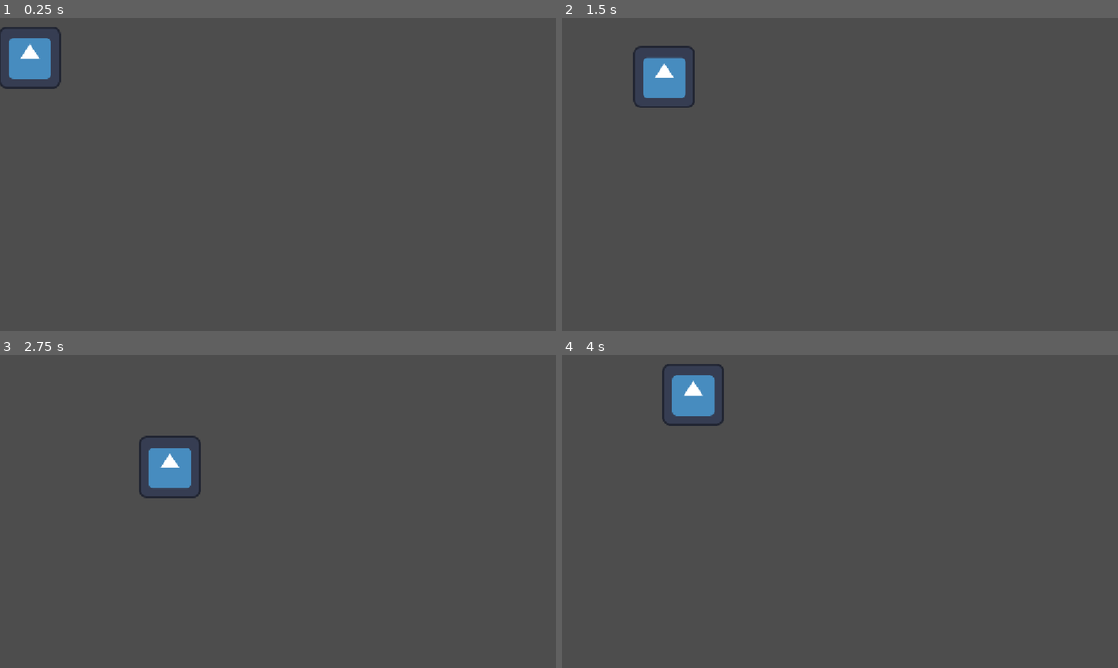
Above: before the commit, frames 1-4 (two rows, left to right).
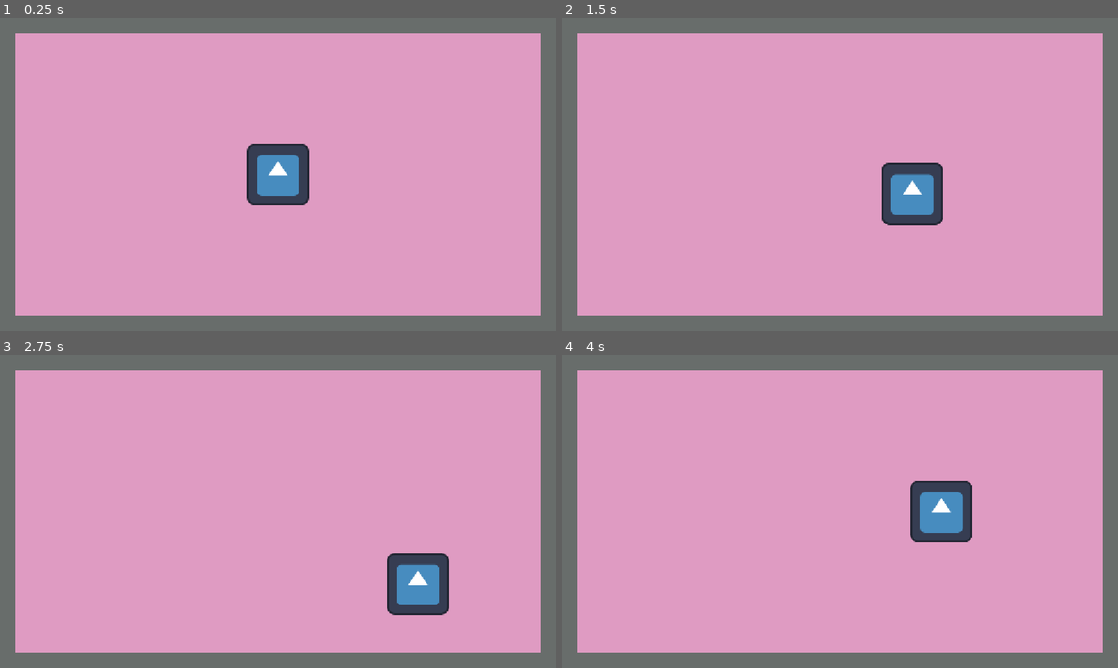
Above: after the commit, the same moments.

Repository: VegetableGameDev/First-Project
Game: Godot game, scene res://scenes/main.tscn
Same seed, same stepped clock (60 frames per second), same inputs: the game is played once before the commit and once after it. The project has no main scene, so this scene is started directly. The engine's default icon, where the game draws it, is replaced by a stand-in: a white triangle on a blue panel in a dark square.
Inputs:
- Up to frame 1 (0.25 s): no input
- Up to frame 2 (1.5 s): tap Enter at 0.5 s; hold D (move_right) 0.53-1.28 s; hold S (move_down) from 1.28 s (still down)
- Up to frame 3 (2.75 s): release S (move_down) at 2.03 s; hold D (move_right) from 2.03 s (still down)
- Up to frame 4 (4 s): release D (move_right) at 2.78 s; hold W (move_up) 2.78-3.53 s; hold A (move_left) from 3.53 s (still down)

The runs differ from the first frame. In frame 1, 99% of the frame differs, in the area x 0-100%, y 0-100%; in frame 2, 99%; in frame 3, 99%; in frame 4, 99%.

Commit message:
Added walled room.

Diff:
--- a/scenes/main.tscn
+++ b/scenes/main.tscn
@@ -1,8 +1,11 @@
 [gd_scene format=3 uid="uid://csc3l7hjo7jhn"]
 
+[ext_resource type="PackedScene" uid="uid://b4vqie5ph4v1a" path="res://scenes/room.tscn" id="1_0wfyh"]
 [ext_resource type="PackedScene" uid="uid://baumdm6ilv4va" path="res://scenes/player.tscn" id="1_o5qli"]
 
-[node name="Node2D" type="Node2D" unique_id=1828752017]
+[node name="Main" type="Node2D" unique_id=1828752017]
+
+[node name="Room" parent="." unique_id=464039190 instance=ExtResource("1_0wfyh")]
 
 [node name="Player" parent="." unique_id=1532174093 instance=ExtResource("1_o5qli")]
-position = Vector2(62, 82)
+position = Vector2(576, 324)
--- /dev/null
+++ b/scenes/room.tscn
@@ -0,0 +1,49 @@
+[gd_scene format=3 uid="uid://b4vqie5ph4v1a"]
+
+[sub_resource type="RectangleShape2D" id="RectangleShape2D_py7os"]
+size = Vector2(1152, 32)
+
+[sub_resource type="RectangleShape2D" id="RectangleShape2D_ffxv4"]
+size = Vector2(1152, 32)
+
+[sub_resource type="RectangleShape2D" id="RectangleShape2D_85yof"]
+size = Vector2(32, 648)
+
+[sub_resource type="RectangleShape2D" id="RectangleShape2D_14vil"]
+size = Vector2(32, 648)
+
+[node name="Room" type="Node2D" unique_id=464039190]
+
+[node name="WallColor" type="ColorRect" parent="." unique_id=974763337]
+offset_right = 1152.0
+offset_bottom = 648.0
+color = Color(0.40649524, 0.42936155, 0.42087305, 1)
+
+[node name="Floor" type="ColorRect" parent="." unique_id=1690761068]
+offset_left = 32.0
+offset_top = 32.0
+offset_right = 1120.0
+offset_bottom = 616.0
+color = Color(0.873056, 0.6076927, 0.76207966, 1)
+
+[node name="Walls" type="StaticBody2D" parent="." unique_id=360579816]
+
+[node name="Wall1" type="CollisionShape2D" parent="Walls" unique_id=1605137674]
+position = Vector2(576, 16)
+shape = SubResource("RectangleShape2D_py7os")
+debug_color = Color(1, 1, 1, 0.41960785)
+
+[node name="Wall2" type="CollisionShape2D" parent="Walls" unique_id=1168297635]
+position = Vector2(576, 632)
+shape = SubResource("RectangleShape2D_ffxv4")
+debug_color = Color(1, 1, 1, 0.41960785)
+
+[node name="Wall3" type="CollisionShape2D" parent="Walls" unique_id=2138673398]
+position = Vector2(16, 324)
+shape = SubResource("RectangleShape2D_85yof")
+debug_color = Color(1, 1, 1, 0.41960785)
+
+[node name="Wall4" type="CollisionShape2D" parent="Walls" unique_id=862759675]
+position = Vector2(1136, 324)
+shape = SubResource("RectangleShape2D_14vil")
+debug_color = Color(1, 1, 1, 0.41960785)
